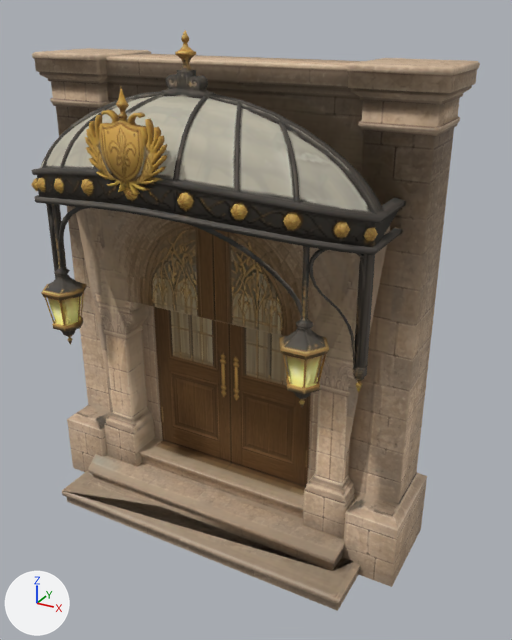
An edit to the FBX model Assets/Proto/Resources/Furniture/Buildings3/Furn_Entrance_Dorm.fbx, drawn before and after from the same camera.
Both versions are drawn from a camera (50 mm lens) standing at (4.08, -6.2, 6.18) and looking at (0.52, 0.26, 2.95). The axes (+X, +Y, +Z) are drawn at lower left. The lights are the same throughout. The older version comes first.

The scene before the commit, as lines of its bpy script (objects in view):
```python
me_tripo_mesh_4d77cf64 = bpy.data.meshes.new('tripo_mesh_4d77cf64')
me_tripo_mesh_4d77cf64.from_pydata(...)  # 2622 vertices, 4330 faces; spans x -2.45..2.45, y -1.25..1.25, z 0.0..6.0
me_tripo_mesh_4d77cf64.materials.append(mat_tripo_color)  # picture img_entrance_dorm_tripo_color_jpg
ob_furn_entrance_dorm = bpy.data.objects.new('Furn_Entrance_Dorm', me_tripo_mesh_4d77cf64)
ob_furn_entrance_dorm.location = (0.0, 0.0, 0.0)
```
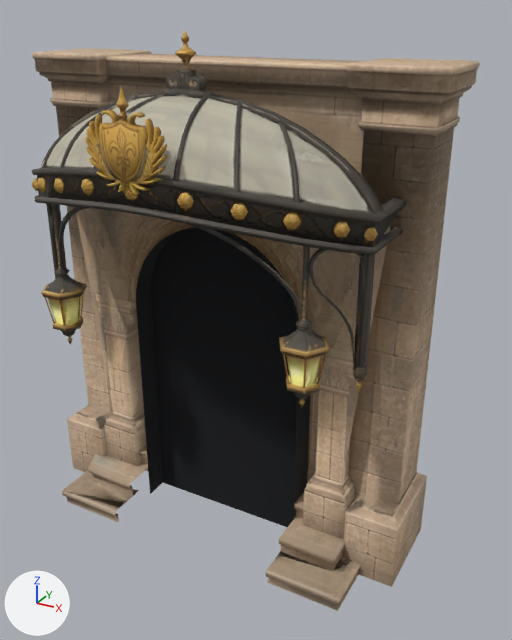
The change, as a diff of the scene's bpy script:
```diff
--- a/Assets/Proto/Resources/Furniture/Buildings3/Furn_Entrance_Dorm.fbx.py
+++ b/Assets/Proto/Resources/Furniture/Buildings3/Furn_Entrance_Dorm.fbx.py
@@ mat_dark_inside @@
+mat_dark_inside = principled_material('Dark_Inside')
+mat_dark_inside.base_color = (0.005, 0.006, 0.008)  # black #101216
+mat_dark_inside.roughness = 1.0
@@ me_tripo_mesh_4d77cf64 @@
 # used by ob_furn_entrance_dorm; location = (0.0, 0.0, 0.0)
-me_tripo_mesh_4d77cf64.from_pydata(...)  # 2622 vertices, 4330 faces; spans x -2.45..2.45, y -1.25..1.25, z 0.0..6.0
+me_tripo_mesh_4d77cf64.from_pydata(...)  # 3035 vertices, 4532 faces; spans x -2.45..2.45, y -1.25..1.25, z 0.0..6.0
+# me_tripo_mesh_4d77cf64 part 1: a new loose piece of 54 vertices spanning x -1.11..1.11, y 0.17..1.25, z 0.0..3.96, in mat_dark_inside (black #101216)
+# me_tripo_mesh_4d77cf64 part 2: a new loose piece of 27 vertices spanning x -1.11..1.11, y 0.47, z 0.0..3.96, in mat_dark_inside (black #101216)
+# me_tripo_mesh_4d77cf64 part 3: 8 vertices moved within x -1.75..1.75, y -0.59..-0.19, z 3.19..4.79; 332 vertices added at x -1.11..1.11, y -0.56..1.04, z 0.0..5.49
+# other edits to the shape of me_tripo_mesh_4d77cf64 do not show in these pictures
 me_tripo_mesh_4d77cf64.materials.append(mat_tripo_color)
+me_tripo_mesh_4d77cf64.materials.append(mat_dark_inside)  # black #101216
```

What differs and where, as boxes [x1, y1, x2, y2] in the pictures (512 x 640 px):
part 1 of me_tripo_mesh_4d77cf64, added: after [136, 227, 310, 518]
part 2 of me_tripo_mesh_4d77cf64, added (black): after [151, 228, 298, 527]
part 3 of me_tripo_mesh_4d77cf64, cut back: before [301, 170, 357, 322]; after [62, 81, 364, 611]
